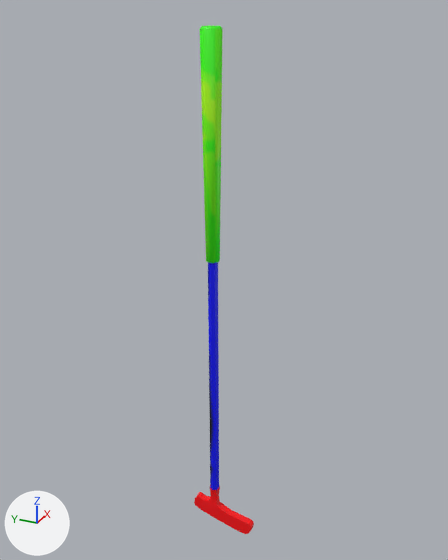
An edit to the Blender file Packages/com.mikeee324.openputt/Runtime/GolfClub/Blender~/golf_club.blend, drawn before and after from the same camera.
One viewpoint serves both versions: a 50 mm camera at (-0.597, -0.283, 0.662) aimed at (0.018, -0.006, 0.354). The axes (+X, +Y, +Z) are drawn at lower left. The lights are the same throughout. The first picture is the older version.

The older version as bpy lines, for what is in view:
```python
mat_golfclub = principled_material('Golfclub')
mat_golfclub.texture = img_golfclub
me_handle = bpy.data.meshes.new('Handle')
me_handle.from_pydata(...)  # 32 vertices, 26 faces; spans x -0.012..0.012, y -0.012..0.012, z -0.25..0.0
me_handle.polygons.foreach_set('use_smooth', [True] * 26)
me_handle.materials.append(mat_golfclub)  # picture img_golfclub
me_head = bpy.data.meshes.new('Head')
me_head.from_pydata(...)  # 96 vertices, 94 faces; spans x -0.0074..0.0074, y -0.0568..0.03, z -0.0622..0.0
me_head.polygons.foreach_set('use_smooth', [True] * 94)
me_head.materials.append(mat_golfclub)  # picture img_golfclub
me_shaft = bpy.data.meshes.new('Shaft')
me_shaft.from_pydata(...)  # 16 vertices, 8 faces; spans x -0.006..0.006, y -0.006..0.006, z -0.345..0.0
me_shaft.polygons.foreach_set('use_smooth', [True] * 8)
me_shaft.materials.append(mat_golfclub)  # picture img_golfclub
ob_handle = bpy.data.objects.new('Handle', me_handle)
ob_handle.location = (0.0, 0.0, 0.636)
ob_head = bpy.data.objects.new('Head', me_head)
ob_head.parent = ob_handle
ob_head.matrix_parent_inverse = Matrix(((1.0, 0.0, 0.0, 0.0), (0.0, 1.0, 0.0, 0.0), (0.0, 0.0, 1.0, -0.636), (0.0, 0.0, 0.0, 1.0)))
ob_head.location = (0.0, 0.0, 0.0482)
ob_shaft = bpy.data.objects.new('Shaft', me_shaft)
ob_shaft.parent = ob_handle
ob_shaft.matrix_parent_inverse = Matrix(((1.0, 0.0, 0.0, 0.0), (0.0, 1.0, 0.0, 0.0), (0.0, 0.0, 1.0, -0.636), (0.0, 0.0, 0.0, 1.0)))
ob_shaft.location = (0.0, 0.0, 0.39)
```
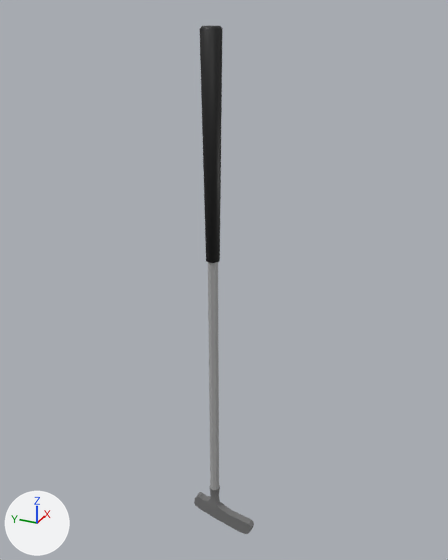
Pixel boxes (x1, y1, x2, y2) of what changed, in the pictures (448 x 560 px):
'Handle', surface changed (green to black): (200, 26, 223, 263) in both
'Shaft', surface changed (blue to grey): (208, 262, 219, 490) in both
'Head', surface changed (red to grey): (194, 485, 254, 534) in both

The edits, one by one:
Picture 'Golfclub_texture.png' (img_golfclub_texture_png) is new.
Material 'Golfclub' (mat_golfclub) changes its picture from img_golfclub to img_golfclub_texture_png.
